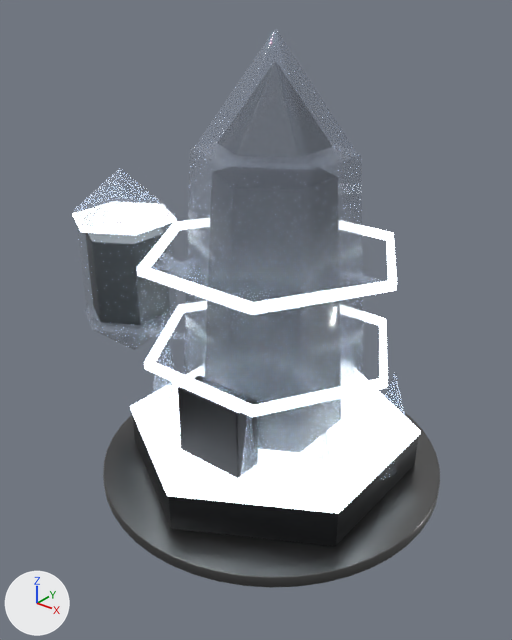
Before and after pictures for a commit that changed the glTF model assets/kit_hd/skins/Skin_Crystal_T1.glb.
Camera for both pictures: a 50 mm camera at (3.74, -4.93, 4.73) aimed at (-0.18, -0.03, 1.69). Every picture has the same lights, and +X, +Y and +Z are marked at lower left. The picture after the commit comes second. Vertices at exactly the same position are counted once.

Objects in the first picture: 'Skin_Crystal_T1'.
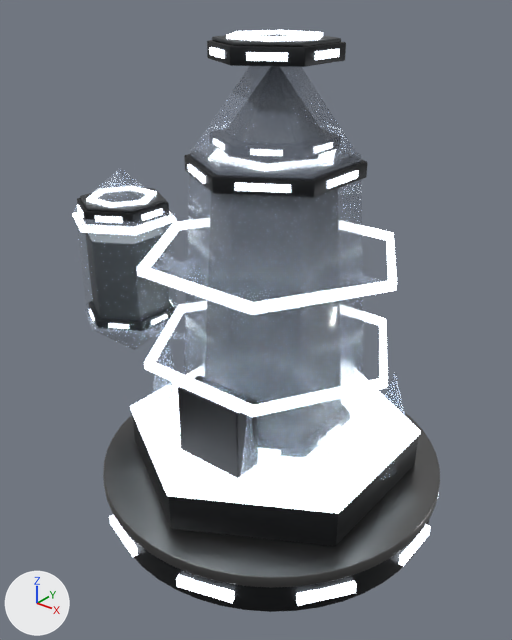
The newer file is also turned or shifted as a whole; pictures and numbers use the older file's frame.

Patch to the scene script:
```diff
--- a/assets/kit_hd/skins/Skin_Crystal_T1.glb.py
+++ b/assets/kit_hd/skins/Skin_Crystal_T1.glb.py
@@ mat_os_plate @@
+mat_os_plate = principled_material('OS_Plate')
+mat_os_plate.base_color = (0.085, 0.09, 0.095)  # dark grey #525557
+mat_os_plate.metallic = 0.75
+mat_os_plate.roughness = 0.55
@@ me_skin_crystal_t1 @@
 # used by ob_skin_crystal_t1; location = (0.0, 0.0, 0.0)
-me_skin_crystal_t1.from_pydata(...)  # 2546 vertices, 4972 faces; spans x -2.56..1.75, y -1.75..1.75, z 0.06..4.34
+me_skin_crystal_t1.from_pydata(...)  # 5390 vertices, 10400 faces; spans x -2.56..1.75, y -1.75..1.75, z -0.28..4.34
+# me_skin_crystal_t1 part 1: the loose piece of 288 vertices spanning x -1.75..1.75, y -1.75..1.75, z 0.06..0.18 is copied, and the copy is multiplied about its middle by the matrix ((0.971, 0.0, 0.0), (0.0, 0.971, 0.0), (0.0, 0.0, 2.964)), then moved by (0.0, 0.0, -0.23), in mat_os_dark (dark grey #2c2e30); it spans x -1.7..1.7, y -1.7..1.7, z -0.28..0.06
+# me_skin_crystal_t1 part 2: a new loose piece, a box spanning x 0.628..0.718, y -0.222..0.222, z 3.2..3.26, in mat_os_light (white #d4dde5, glowing white #edf6ff)
+# me_skin_crystal_t1 part 3: a new loose piece, a box spanning x -1.674..-1.584, y -0.142..0.142, z 2.45..2.51, in mat_os_light (white #d4dde5, glowing white #edf6ff)
+# me_skin_crystal_t1 part 4: a new loose piece, a box spanning x 0.425..0.515, y -0.157..0.157, z 4.15..4.21, in mat_os_light (white #d4dde5, glowing white #edf6ff)
+# me_skin_crystal_t1 part 5: a new loose piece, a box spanning x 1.69..1.74, y -0.267..0.267, z -0.15..-0.05, in mat_os_light (white #d4dde5, glowing white #edf6ff)
+# me_skin_crystal_t1 part 6: 1220 vertices added at x -2.5..0.7, y -0.8..0.8, z 2.41..4.31
+# me_skin_crystal_t1 part 7: 26 vertices moved within x -0.56..0.56, y -1.05..-0.82, z 0.19..1.38; 25 vertices removed from x -0.56..0.56, y -1.05..-0.82, z 0.19..1.38; 961 vertices added at x -1.74..1.73, y -1.74..1.74, z -0.15..1.37
+# other edits to the shape of me_skin_crystal_t1 do not show in these pictures
 me_skin_crystal_t1.materials.append(mat_os_dark)
@@ me_skin_crystal_t1 @@
 me_skin_crystal_t1.materials.append(mat_os_crystal)
+me_skin_crystal_t1.materials.append(mat_os_plate)  # dark grey #525557
```

Pixel boxes (x1, y1, x2, y2) of what changed, in the pictures (512 x 640 px):
'Skin_Crystal_T1', reshaped
    before: (72, 29, 440, 588)
    after: (72, 29, 440, 612)
part 1 of me_skin_crystal_t1, added
    after: (127, 521, 429, 612)
part 2 of me_skin_crystal_t1, added
    after: (327, 170, 358, 189)
part 3 of me_skin_crystal_t1, added
    after: (141, 209, 163, 221)
part 4 of me_skin_crystal_t1, added
    after: (315, 49, 340, 60)
part 5 of me_skin_crystal_t1, added
    after: (398, 524, 431, 566)
part 6 of me_skin_crystal_t1, added
    after: (77, 30, 368, 223)
part 7 of me_skin_crystal_t1, built on (mostly hidden)
    before: (169, 380, 258, 489)
    after: (109, 380, 439, 606)
